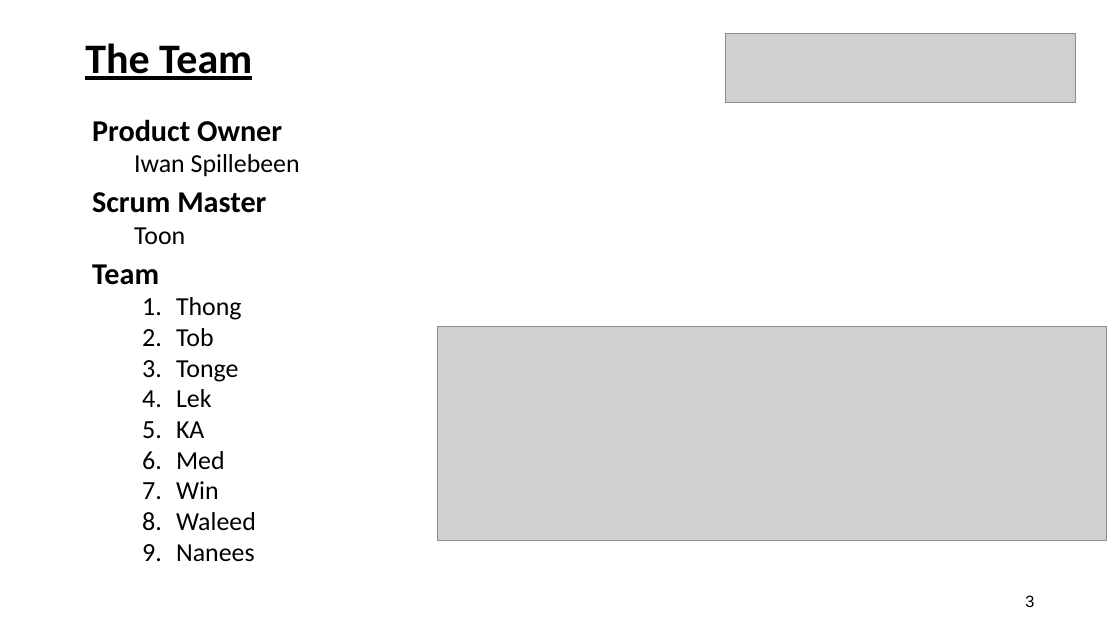
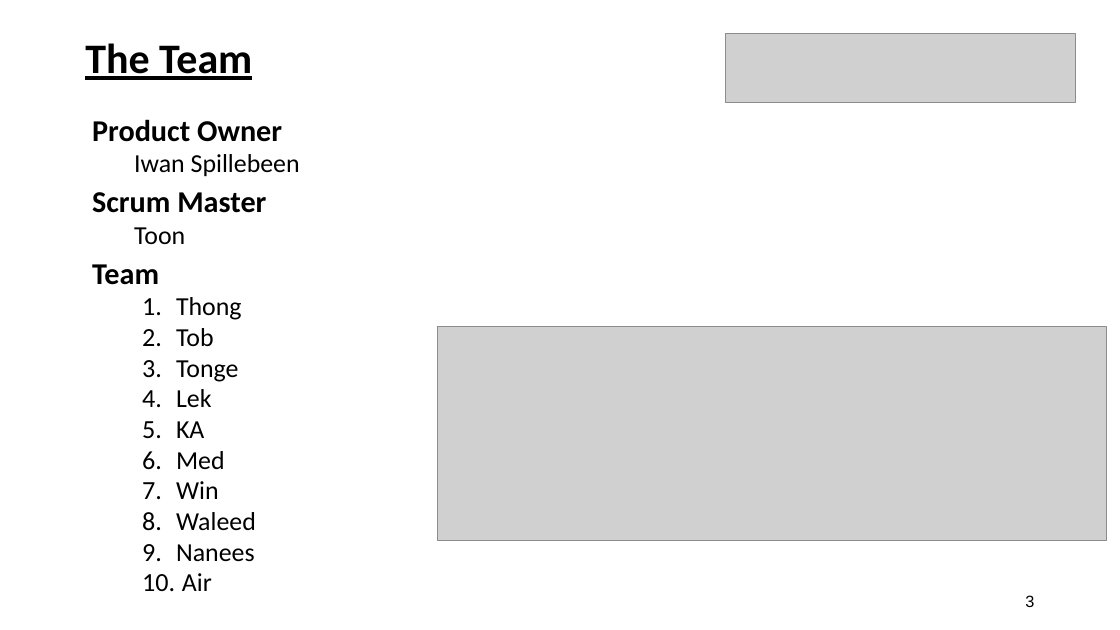
Before and after one commit to Vorapod/AjanBank, a slide deck: slide 3 of Sprint 26 - Sprint review.pptx. Drawn at 1120x630 pixels with LibreOffice and Linux fonts; fonts in the diff are those of the drawing; grey boxes stand for pictures. Boxes give left, top, right and bottom in pixels: in the first picture for what was removed or moved away, otherwise in the second. Text is boxed around its words. In the diff, an @@ line names an element or a change of style, - is before the commit and + after.

```diff
--- a/Sprint 26 - Sprint review.pptx
+++ b/Sprint 26 - Sprint review.pptx
@@ text at [182, 573, 212, 591]: paragraph added @@
+10. Air
```
Also in this commit, not shown: 2 other slides changed.
